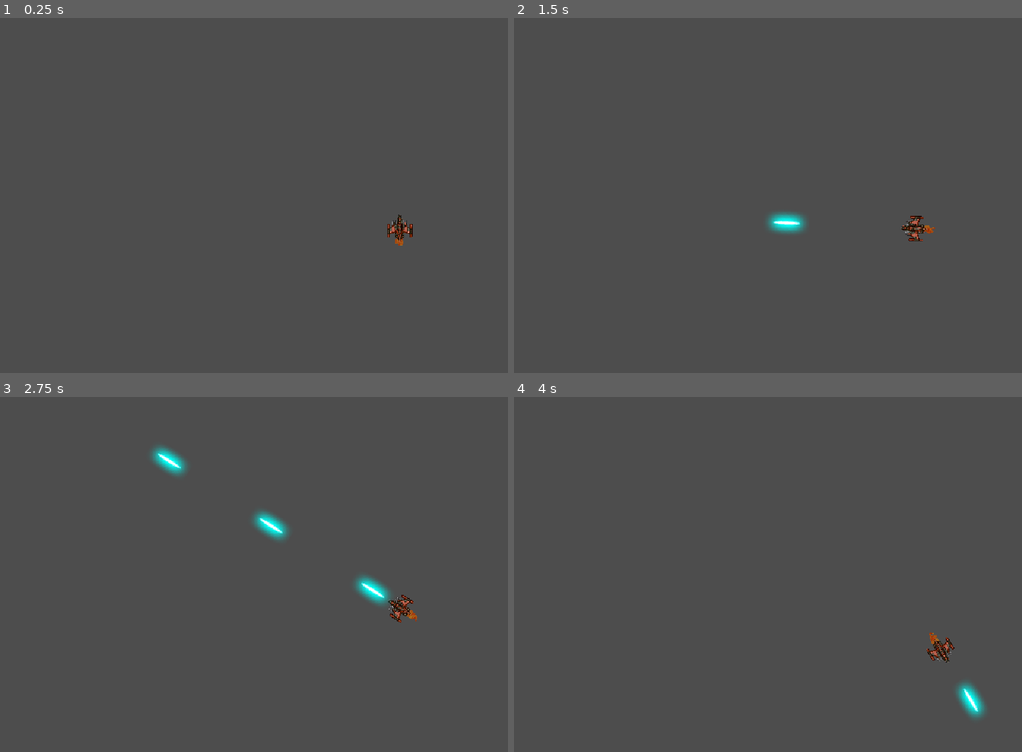
Above: before the commit, frames 1-4 (two rows, left to right).
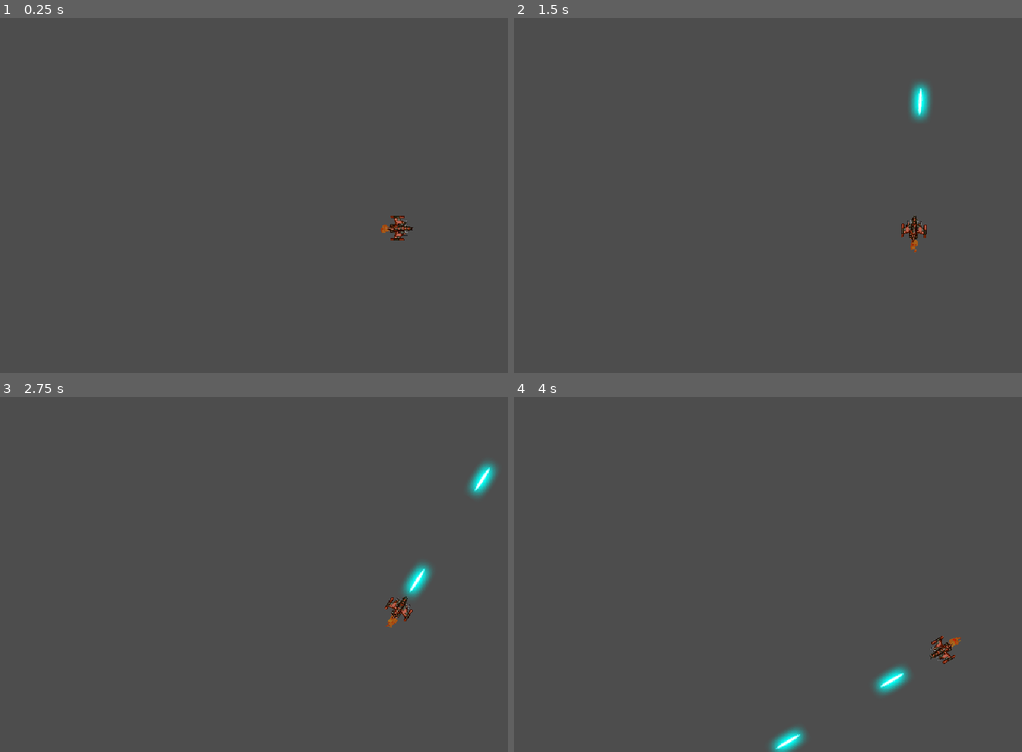
Above: after the commit, the same moments.

Repository: FrancisToastedBuns/Practice-Games
Game: Godot game, scene res://main.tscn
The game is run twice, just before and just after one commit, with the same random seed, the same clock (stepped at 60 frames per second) and the same inputs.
Inputs:
- Up to frame 1 (0.25 s): no input
- Up to frame 2 (1.5 s): tap Enter at 0.5 s; hold D (rotate_right) 0.53-1.28 s; hold Space (shoot) 0.53-1.28 s; hold A (rotate_left) from 1.28 s (still down); tap Space (shoot) at 1.35 s
- Up to frame 3 (2.75 s): release A (rotate_left) at 2.03 s; hold D (rotate_right) from 2.03 s (still down); hold Space (shoot) from 2.03 s (still down)
- Up to frame 4 (4 s): release D (rotate_right) at 2.78 s; release Space (shoot) at 2.78 s; hold W (thrust) 2.78-3.53 s; tap Space (shoot) at 2.85 s; hold A (rotate_left) from 3.53 s (still down); hold Space (shoot) from 3.53 s (still down)

The runs differ from the first frame. In frame 1, 0.3% of the frame differs, in the area x 75-82%, y 55-65%; in frame 2, 1.0%; in frame 3, 2.1%, in the area x 29-98%, y 14-65%; in frame 4, 1.4%.

Commit message:
Update player.tscn

Diff:
--- a/space_rocks/assets/player/player.tscn
+++ b/space_rocks/assets/player/player.tscn
@@ -21,21 +21,24 @@
 Bullet = ExtResource("2_d5dr7")
 
 [node name="Sprite2D" type="Sprite2D" parent="."]
+rotation = 1.5756661
 scale = Vector2(0.4, 0.4)
 texture = ExtResource("2_ouxva")
 
 [node name="Explosion" parent="." instance=ExtResource("3_d5dr7")]
 position = Vector2(1, -1)
+rotation = 1.5756661
 scale = Vector2(0.4, 0.4)
 
 [node name="CollisionShape2D" type="CollisionShape2D" parent="."]
 position = Vector2(0.5, 0)
+rotation = 1.5756661
 shape = SubResource("RectangleShape2D_toylo")
 
 [node name="CPUParticles2D" type="CPUParticles2D" parent="."]
 show_behind_parent = true
-position = Vector2(0, 21)
-rotation = 1.5708
+position = Vector2(-25, 1.9999981)
+rotation = 3.146466
 amount = 25
 lifetime = 0.5
 local_coords = true
@@ -52,5 +55,5 @@
 color_initial_ramp = SubResource("Gradient_ouxva")
 
 [node name="Muzzle" type="Marker2D" parent="."]
-position = Vector2(0, -27)
-rotation = -1.5708
+position = Vector2(27.000004, 5.722046e-06)
+rotation = 0.004866123
